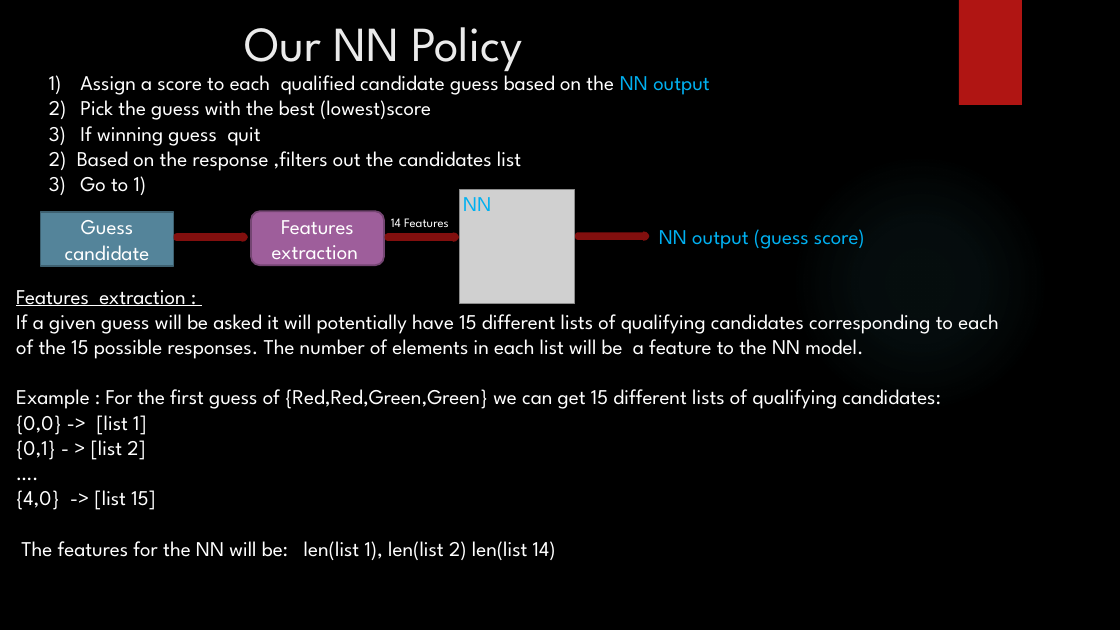
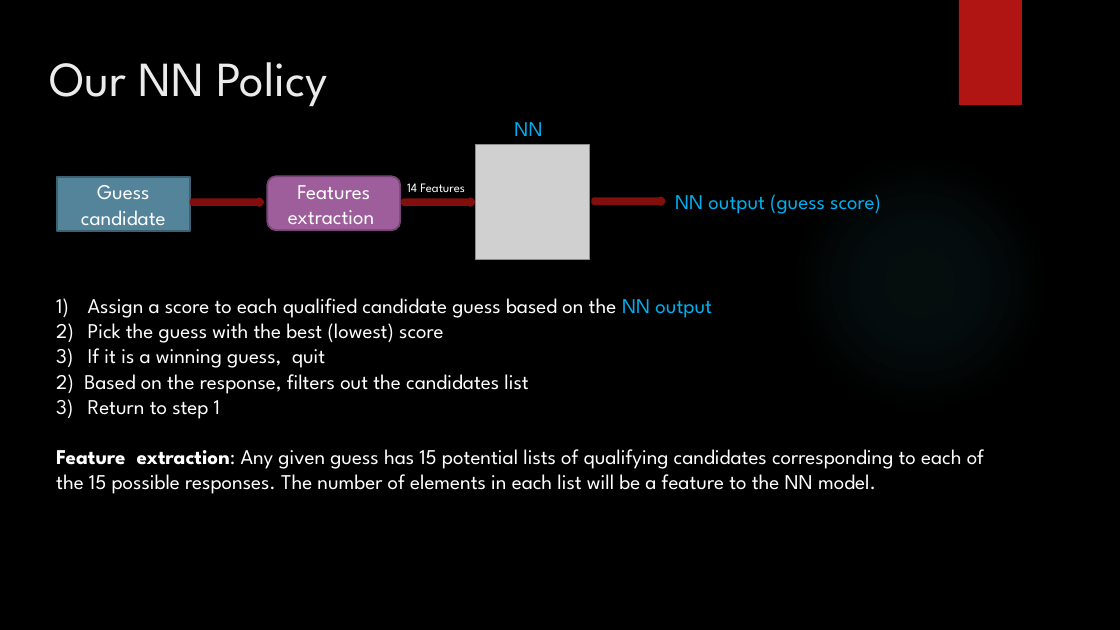
Before and after one commit to gilsh2/final_ai_project, a slide deck: slide 13 of ai_final_project_mastermind.pptx (slide 11 before the commit). Drawn at 1120x630 pixels with LibreOffice and Linux fonts; fonts in the diff are those of the drawing; grey boxes stand for pictures; background and template pictures are left out. Boxes give left, top, right and bottom in pixels: in the first picture for what was removed or moved away, otherwise in the second. Text is boxed around its words. In the diff, an @@ line names an element or a change of style, - is before the commit and + after.

```diff
--- a/ai_final_project_mastermind.pptx
+++ b/ai_final_project_mastermind.pptx
@@ text "Our NN Policy" rewrapped from box(244, 27, 523, 76) to box(49, 62, 328, 107) @@
@@ text "NN": place and size @@
-text "NN" at box(463, 197, 491, 211)
+text "NN" at box(514, 122, 542, 136)
@@ picture: place and size @@
-picture at box(460, 189, 574, 303)
+picture at box(476, 145, 590, 259)
@@ 3 right arrows, 2 texts, 1 rounded rectangle, 1 rectangle: place and size @@
-3 right arrows, 2 texts, 1 rounded rectangle, 1 rectangle at box(40, 211, 865, 266)
+3 right arrows, 2 texts, 1 rounded rectangle, 1 rectangle at box(57, 176, 881, 231)
@@ text removed at box(16, 290, 998, 560) @@
-Features extraction :
-If a given guess will be asked it will potentially have 15 different lists of qualifying candidates corresponding to each of the 15 possible responses. The number of elements in each list will be a feature to the NN model.
-Example : For the first guess of {Red,Red,Green,Green} we can get 15 different lists of qualifying candidates:
-{0,0} -> [list 1]
-{0,1} - > [list 2]
-….
-{4,0} -> [list 15]
-The features for the NN will be: len(list 1), len(list 2) len(list 14)
@@ text "Assign a score to each ...": place and size @@
-text "Assign a score to each ..." at box(49, 70, 710, 195)
+text "Assign a score to each ..." at box(56, 298, 984, 494)
@@ text at box(56, 317, 984, 494): text changed @@
-2) Pick the guess with the best (lowest)score
-3) If winning guess quit
-2) Based on the response ,filters out the candidates list
-3) Go to 1)
+2) Pick the guess with the best (lowest) score
+3) If it is a winning guess, quit
+2) Based on the response, filters out the candidates list
+3) Return to step 1
+Feature extraction: Any given guess has 15 potential lists of qualifying candidates corresponding to each of the 15 possible responses. The number of elements in each list will be a feature to the NN model.
```
Also in this commit, not shown: 14 other slides changed, 4 slides added, 1 other file.
